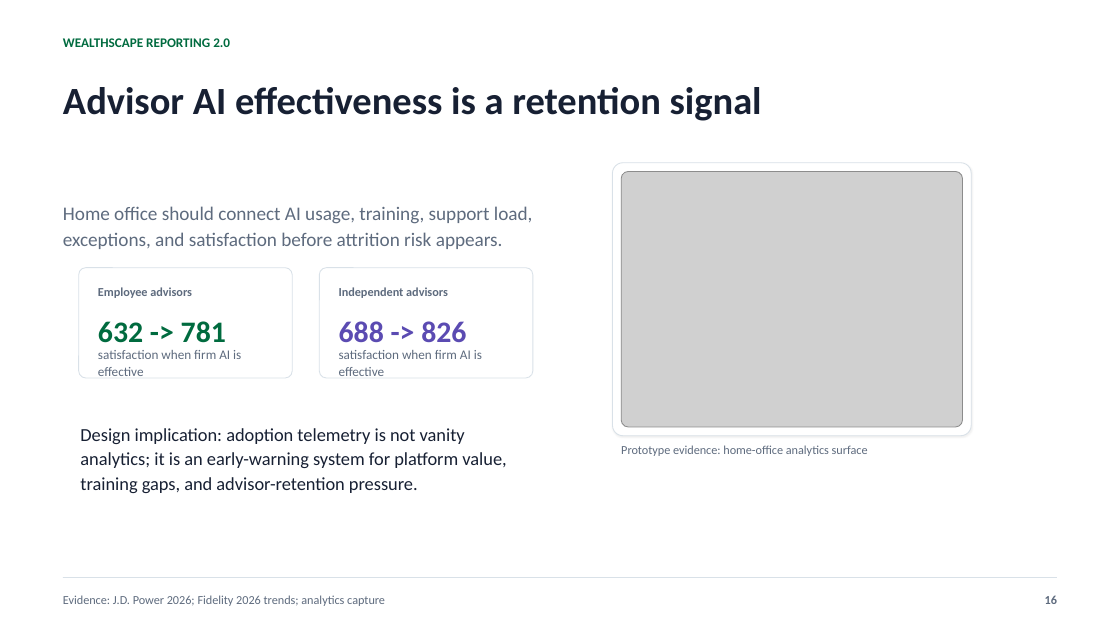
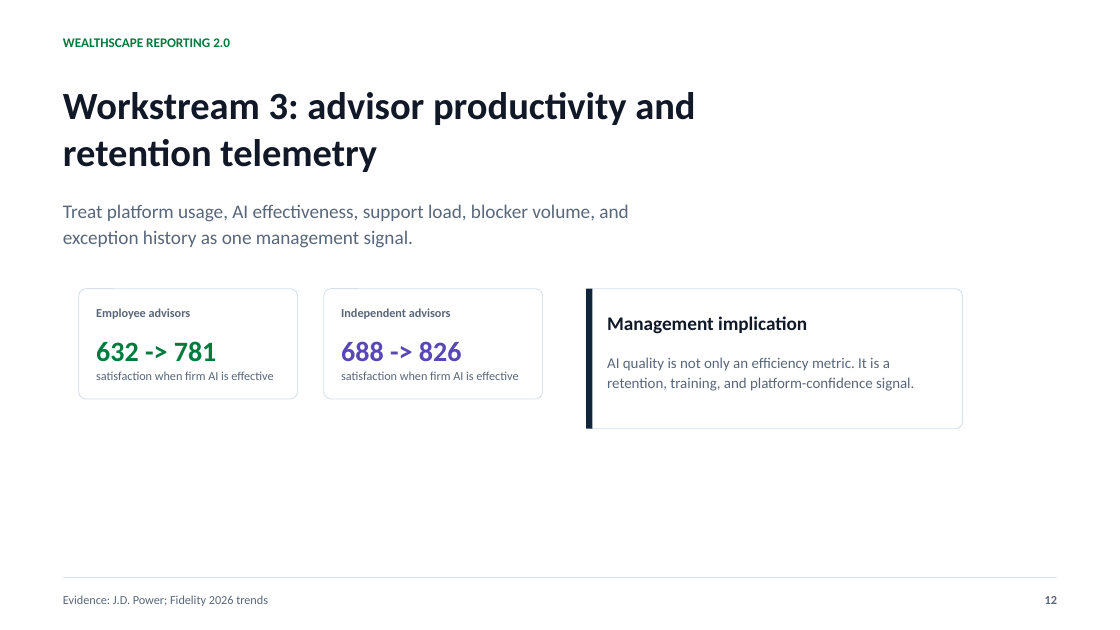
Before and after one commit to vsillah/wealthscape-reporting, a slide deck: slide 12 of docs/presentations/wealthscape-2-0-strategy-deck.pptx (slide 16 before the commit). Drawn at 1120x630 pixels with LibreOffice and Linux fonts; fonts in the diff are those of the drawing; grey boxes stand for pictures. Boxes give left, top, right and bottom in pixels: in the first picture for what was removed or moved away, otherwise in the second. Text is boxed around its words. In the diff, an @@ line names an element or a change of style, - is before the commit and + after.

Commit message:
docs: sharpen Wealthscape executive strategy deck

```diff
--- a/docs/presentations/wealthscape-2-0-strategy-deck.pptx
+++ b/docs/presentations/wealthscape-2-0-strategy-deck.pptx
@@ text "WEALTHSCAPE REPORTING 2.0" at [63, 38, 230, 47]: text colour #006B3F to #007A3D @@
@@ text at [63, 92, 695, 172]: text changed; text colour #172033 to #111827 @@
-Advisor AI effectiveness is a retention signal
+Workstream 3: advisor productivity and retention telemetry
@@ picture removed at [622, 171, 963, 427] @@
@@ text removed at [63, 206, 533, 249] @@
-Home office should connect AI usage, training, support load, exceptions, and satisfaction before attrition risk appears.
@@ text added at [63, 204, 628, 248], 16.5 pt, text #59677A @@
+Treat platform usage, AI effectiveness, support load, blocker volume, and exception history as one management signal.
@@ rounded rectangle: place and size @@
-rounded rectangle at [79, 268, 292, 378]
+rounded rectangle at [79, 289, 297, 399]
@@ rounded rectangle at [79, 289, 297, 399]: outline #D9E1E8 0.75 pt to #D8E0E8 0.75 pt @@
@@ rounded rectangle at [323, 289, 542, 399]: outline #D9E1E8 0.75 pt to #D8E0E8 0.75 pt @@
@@ rounded rectangle: place and size @@
-rounded rectangle at [319, 268, 533, 378]
+rounded rectangle at [323, 289, 542, 399]
@@ rounded rectangle: place and size @@
-rounded rectangle at [613, 163, 971, 436]
+rounded rectangle at [586, 289, 963, 429]
@@ rounded rectangle at [586, 289, 963, 429]: outline #D9E1E8 0.75 pt to #D8E0E8 0.75 pt; shadow off; proportions changed @@
@@ rectangle added at [586, 289, 592, 429], fill #10253C @@
@@ text "Employee advisors": place and size @@
-text "Employee advisors" at [98, 287, 192, 298]
+text "Employee advisors" at [96, 308, 191, 319]
@@ text "Employee advisors" at [96, 308, 191, 319]: text colour #5E6B7E to #59677A @@
@@ text "Independent advisors" at [341, 308, 451, 319]: text colour #5E6B7E to #59677A @@
@@ text "Independent advisors": place and size @@
-text "Independent advisors" at [339, 287, 448, 298]
+text "Independent advisors" at [341, 308, 451, 319]
@@ text added at [607, 316, 807, 334], 16.5 pt, text #111827, bold @@
+Management implication
@@ text "632 -> 781": place and size @@
-text "632 -> 781" at [98, 321, 226, 343]
+text "632 -> 781" at [96, 341, 217, 362]
@@ text "632 -> 781" at [96, 341, 217, 362]: size 25.5 to 24 pt, text colour #006B3F to #007A3D @@
@@ text "688 -> 826": place and size @@
-text "688 -> 826" at [339, 321, 466, 342]
+text "688 -> 826" at [341, 341, 462, 361]
@@ text "688 -> 826" at [341, 341, 462, 361]: size 25.5 to 24 pt, text colour #5B4BB2 to #5847B4 @@
@@ text added at [607, 357, 914, 391], 12.8 pt, text #59677A @@
+AI quality is not only an efficiency metric. It is a retention, training, and platform-confidence signal.
@@ text "satisfaction when firm AI is ...": place and size @@
-text "satisfaction when firm AI is ..." at [98, 350, 241, 376]
+text "satisfaction when firm AI is ..." at [96, 371, 273, 380]
@@ text "satisfaction when firm AI is ..." at [96, 371, 273, 380]: size 11.2 to 10.5 pt, text colour #5E6B7E to #59677A @@
@@ text "satisfaction when firm AI is ..." at [341, 371, 518, 380]: size 11.2 to 10.5 pt, text colour #5E6B7E to #59677A @@
@@ text "satisfaction when firm AI is ...": place and size @@
-text "satisfaction when firm AI is ..." at [339, 350, 482, 376]
+text "satisfaction when firm AI is ..." at [341, 371, 518, 380]
@@ text removed at [80, 428, 506, 493] @@
-Design implication: adoption telemetry is not vanity analytics; it is an early-warning system for platform value, training gaps, and advisor-retention pressure.
@@ text removed at [621, 445, 868, 456] @@
-Prototype evidence: home-office analytics surface
@@ text at [63, 595, 268, 606]: text changed; text colour #5E6B7E to #59677A @@
-Evidence: J.D. Power 2026; Fidelity 2026 trends; analytics capture
+Evidence: J.D. Power; Fidelity 2026 trends
@@ text at [1045, 596, 1057, 604]: text changed; text colour #5E6B7E to #59677A @@
-16
+12
```
Also in this commit, not shown: 1 other slide changed, 16 slides added, 16 slides removed.
